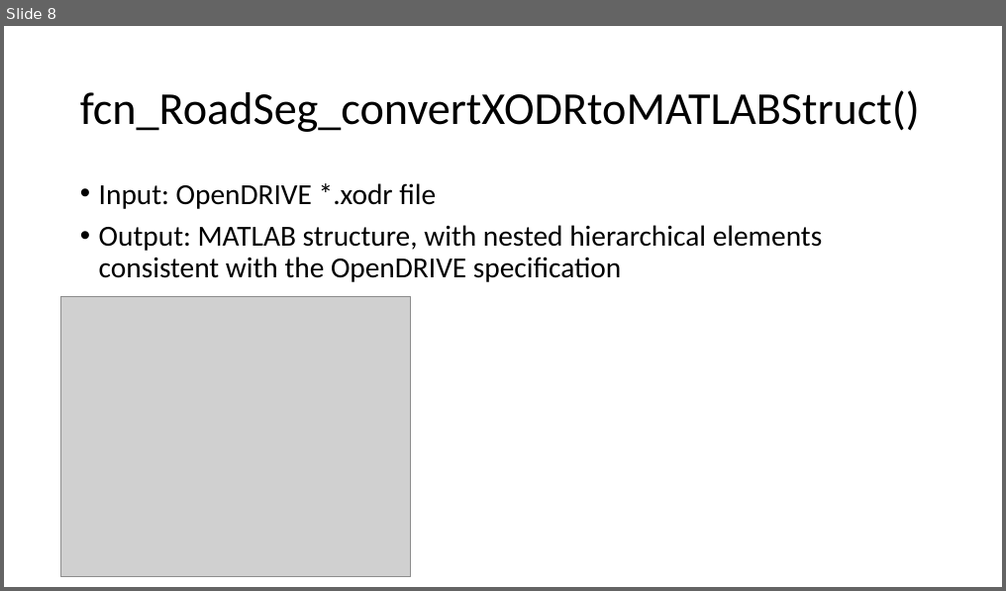
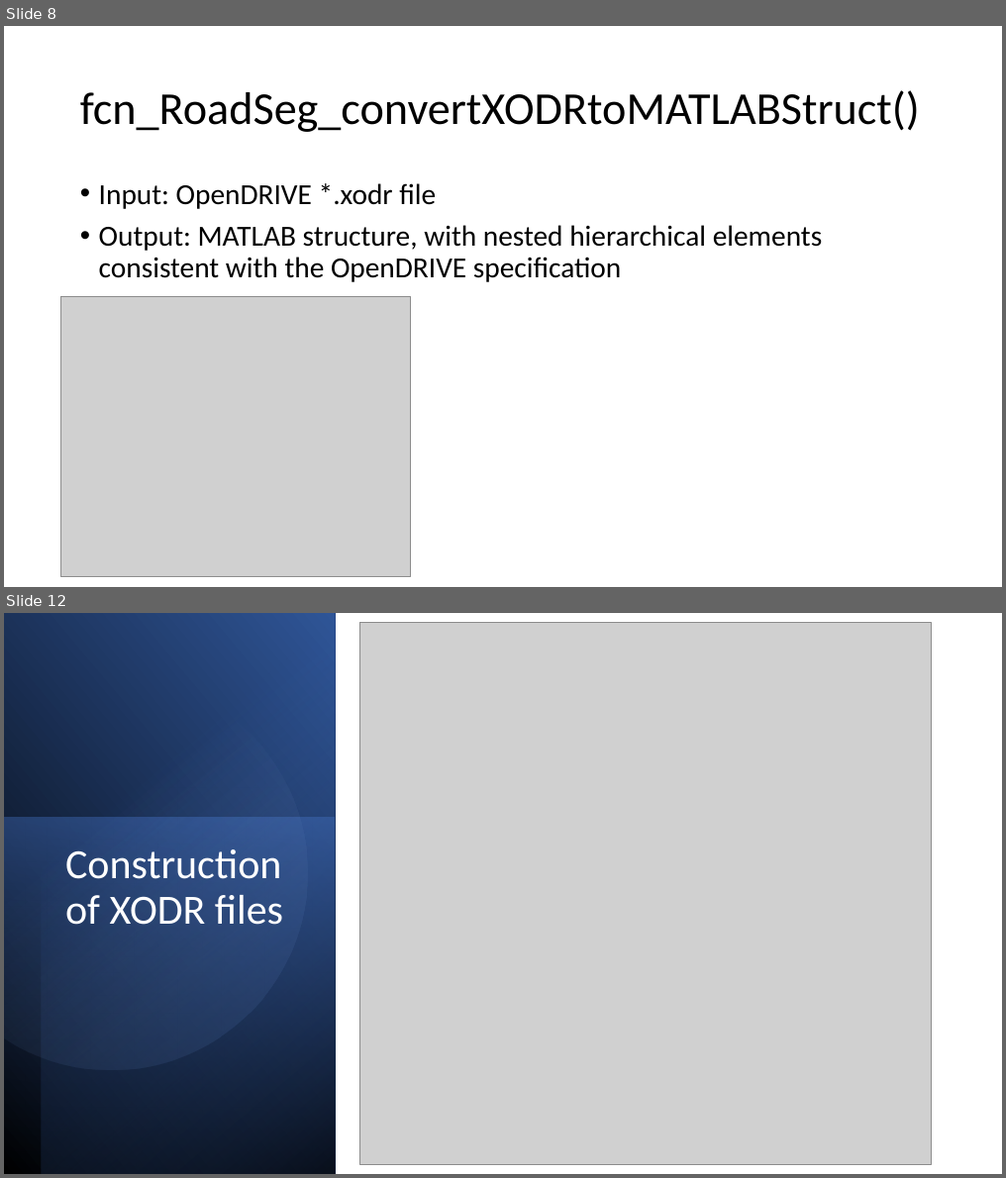
Before and after one commit to ivsg-psu/PathPlanning_MapTools_ParseXODR, a slide deck: Documents/OpenDRIVE-MATLAB.pptx. Shown one above the other, each under a label of ours: slide 8 before the commit, slides 8 and 12 after it; the slides between them are not shown. The pictures are 1006x591 and 1006x1178 pixels, drawn with LibreOffice and Linux fonts; fonts in the diff are those of the drawing; grey boxes stand for pictures. Boxes give left, top, right and bottom in pixels: in the first picture for what was removed or moved away, otherwise in the second. Text is boxed around its words. In the diff, an @@ line names an element or a change of style, - is before the commit and + after.

Commit message:
FIX/DOC: Minor bugfixes and substantial documentation of the MATLAB <-> XODR processes

```diff
--- a/Documents/OpenDRIVE-MATLAB.pptx
+++ b/Documents/OpenDRIVE-MATLAB.pptx
@@ slide 12 added at <box>4,613,1002,1174</box>, background #FFFFFF @@
@@ rectangle added at <box>4,613,335,1174</box>, fill gradient #000000 to #2F5597 @@
@@ rectangle added at <box>42,613,335,1174</box>, fill gradient #000000 to #4472C4 @@
@@ picture added at <box>360,622,931,1164</box> @@
@@ freeform shape added at <box>4,652,343,1105</box>, fill gradient #8FAADC to #2F5597 @@
@@ rectangle added at <box>4,818,335,1174</box>, fill gradient #4472C4 to #203864 @@
@@ title added at <box>65,850,283,925</box>, 40 pt, text #FFFFFF @@
+Construction of XODR files
```
Also in this commit, not shown: 1 slide changed, 10 other slides added, 5 other files.
